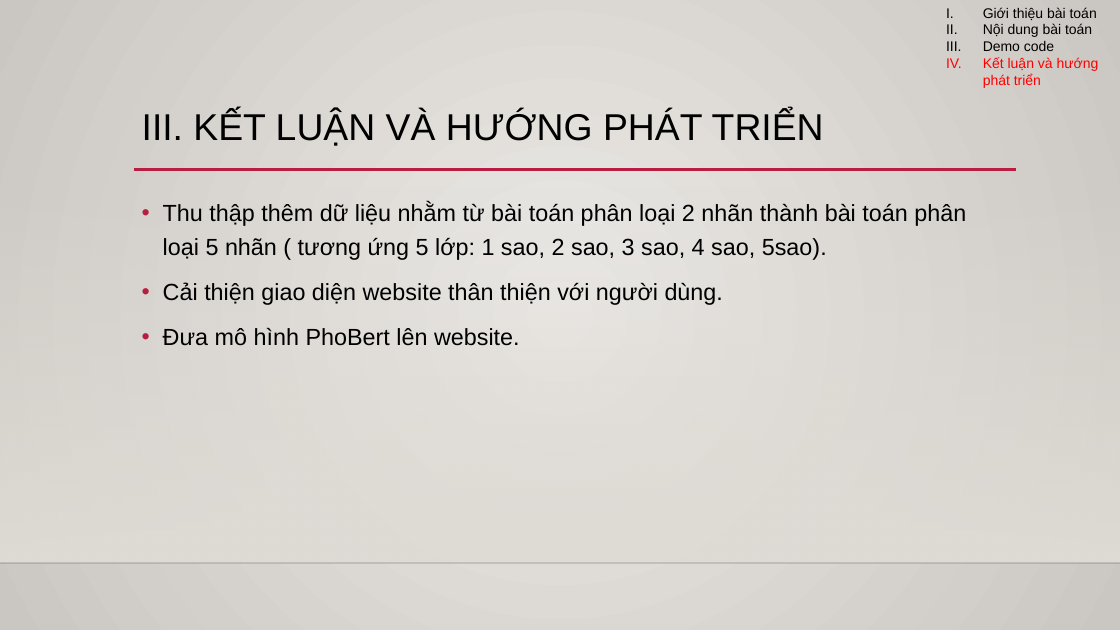
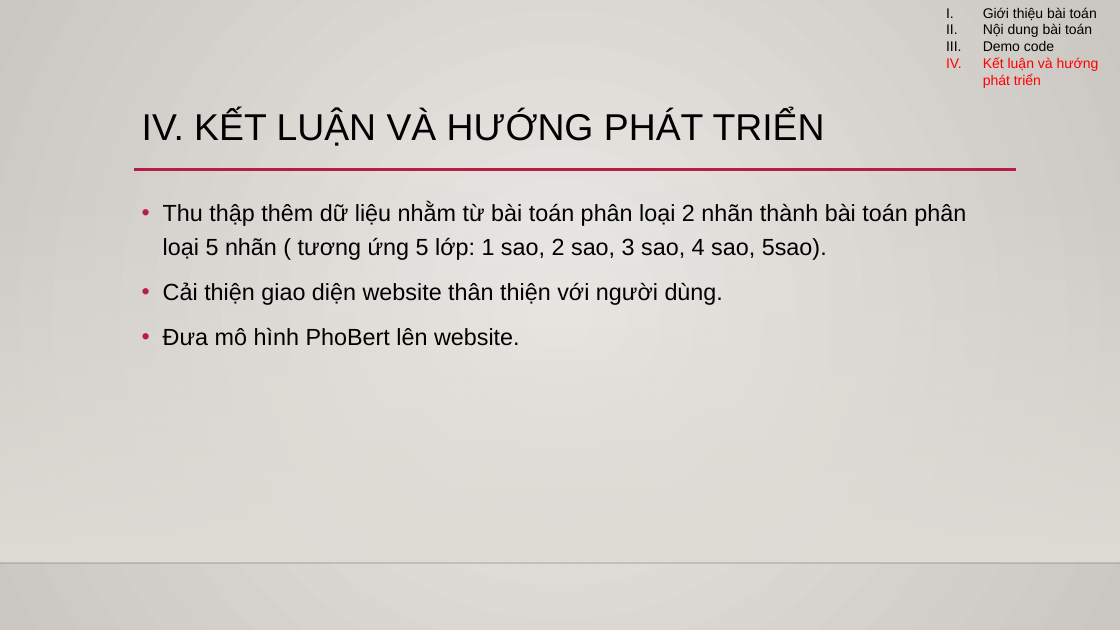
Before and after one commit to HienB1812267/sentiment-analysis-tgdd, a slide deck: slide 15 of B1812267_DuongTrungHien_B1812256_LeDuy.pptx. Drawn at 1120x630 pixels with LibreOffice and Linux fonts; fonts in the diff are those of the drawing; background and template pictures are left out. Boxes give left, top, right and bottom in pixels: in the first picture for what was removed or moved away, otherwise in the second. Text is boxed around its words. In the diff, an @@ line names an element or a change of style, - is before the commit and + after.

```diff
--- a/B1812267_DuongTrungHien_B1812256_LeDuy.pptx
+++ b/B1812267_DuongTrungHien_B1812256_LeDuy.pptx
@@ text at (142, 111, 825, 146): text changed @@
-III. KẾT LUẬN VÀ HƯỚNG PHÁT TRIỂN
+IV. KẾT LUẬN VÀ HƯỚNG PHÁT TRIỂN
```
Also in this commit, not shown: 1 other slide changed, 5 other files.
